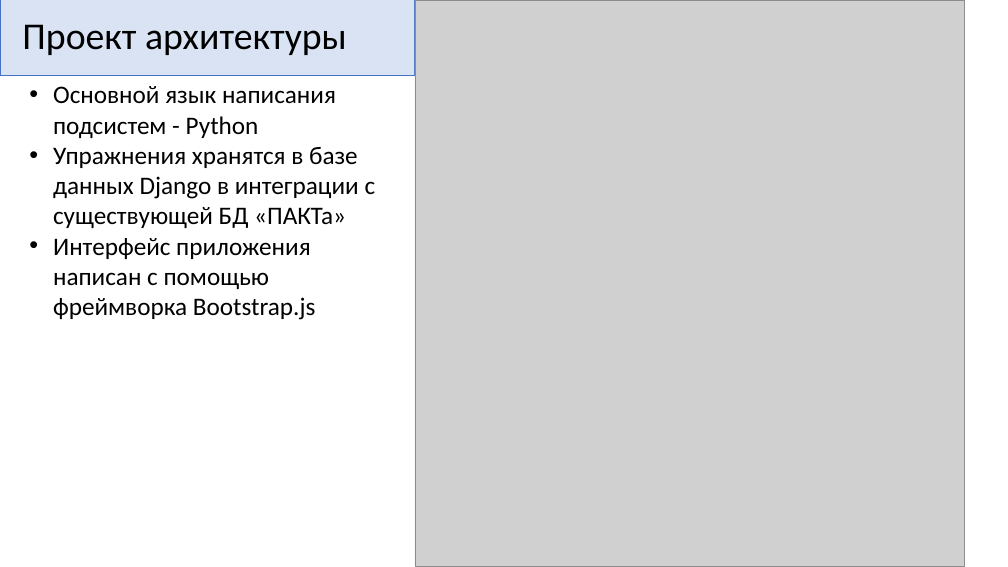
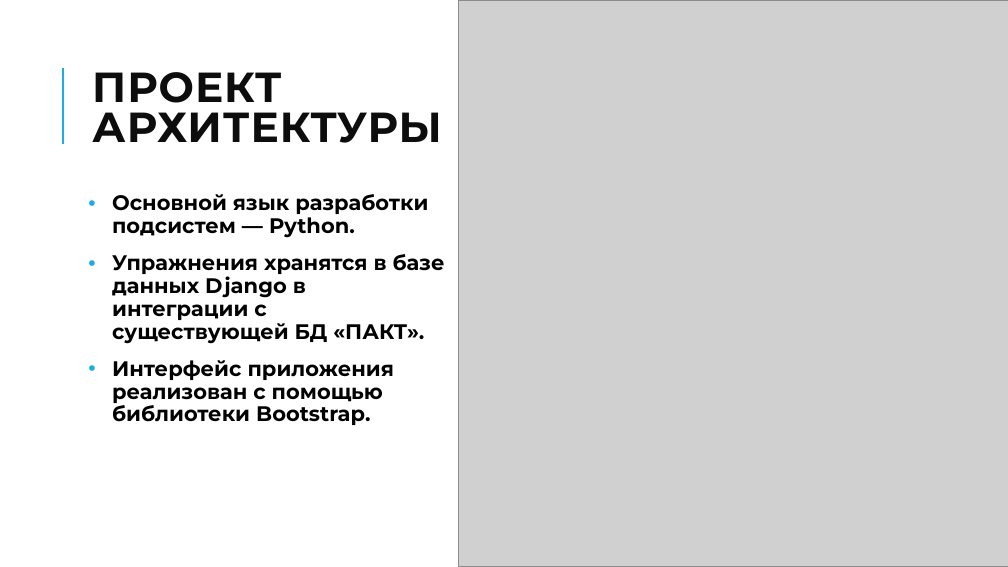
Before and after one commit to ipaingo/study, a slide deck: slide 4 of тппо/Генератор упражнений «ПАКТ».pptx (slide 6 before the commit). Drawn at 1008x567 pixels with LibreOffice and Linux fonts; fonts in the diff are those of the drawing; grey boxes stand for pictures. Boxes give left, top, right and bottom in pixels: in the first picture for what was removed or moved away, otherwise in the second. Text is boxed around its words. In the diff, an @@ line names an element or a change of style, - is before the commit and + after.

```diff
--- a/тппо/Генератор упражнений «ПАКТ».pptx
+++ b/тппо/Генератор упражнений «ПАКТ».pptx
@@ picture moved from (x1=415, y1=1, x2=965, y2=566) to (x1=459, y1=1, x2=1008, y2=566) @@
@@ title "ПРОЕКТ АРХИТЕКТУРЫ" moved from (x1=0, y1=0, x2=415, y2=75) to (x1=92, y1=72, x2=442, y2=143) @@
@@ title "ПРОЕКТ АРХИТЕКТУРЫ" at (x1=92, y1=72, x2=442, y2=143): fill #DAE3F3 to none; outline #4472C4 0.75 pt to none @@
@@ line added from (63, 144) to (63, 68), #1CADE4 1.5 pt @@
@@ title at (x1=92, y1=72, x2=442, y2=143): text changed; size 36 to 40 pt; font Calibri to Montserrat; text colour #000000 to #0D0D0D; bold on @@
-Проект архитектуры
+ПРОЕКТ АРХИТЕКТУРЫ
@@ text at (x1=112, y1=194, x2=445, y2=425): text changed; size 24 to 20 pt; font Calibri to Montserrat; bold on @@
-• Основной язык написания подсистем - Python
-• Упражнения хранятся в базе данных Django в интеграции с существующей БД «ПАКТа»
-• Интерфейс приложения написан с помощью фреймворка Bootstrap.js
+• Основной язык разработки подсистем — Python.
+• Упражнения хранятся в базе данных Django в интеграции с существующей БД «ПАКТ».
+• Интерфейс приложения реализован с помощью библиотеки Bootstrap.
```
Also in this commit, not shown: 12 other slides changed, 17 slides added, 4 slides removed, 20 other files.
